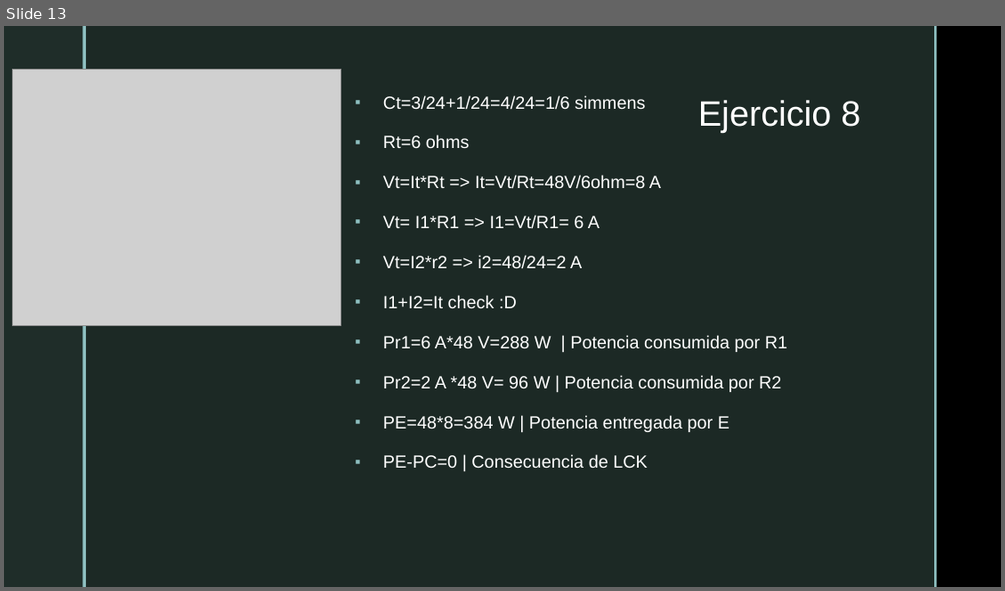
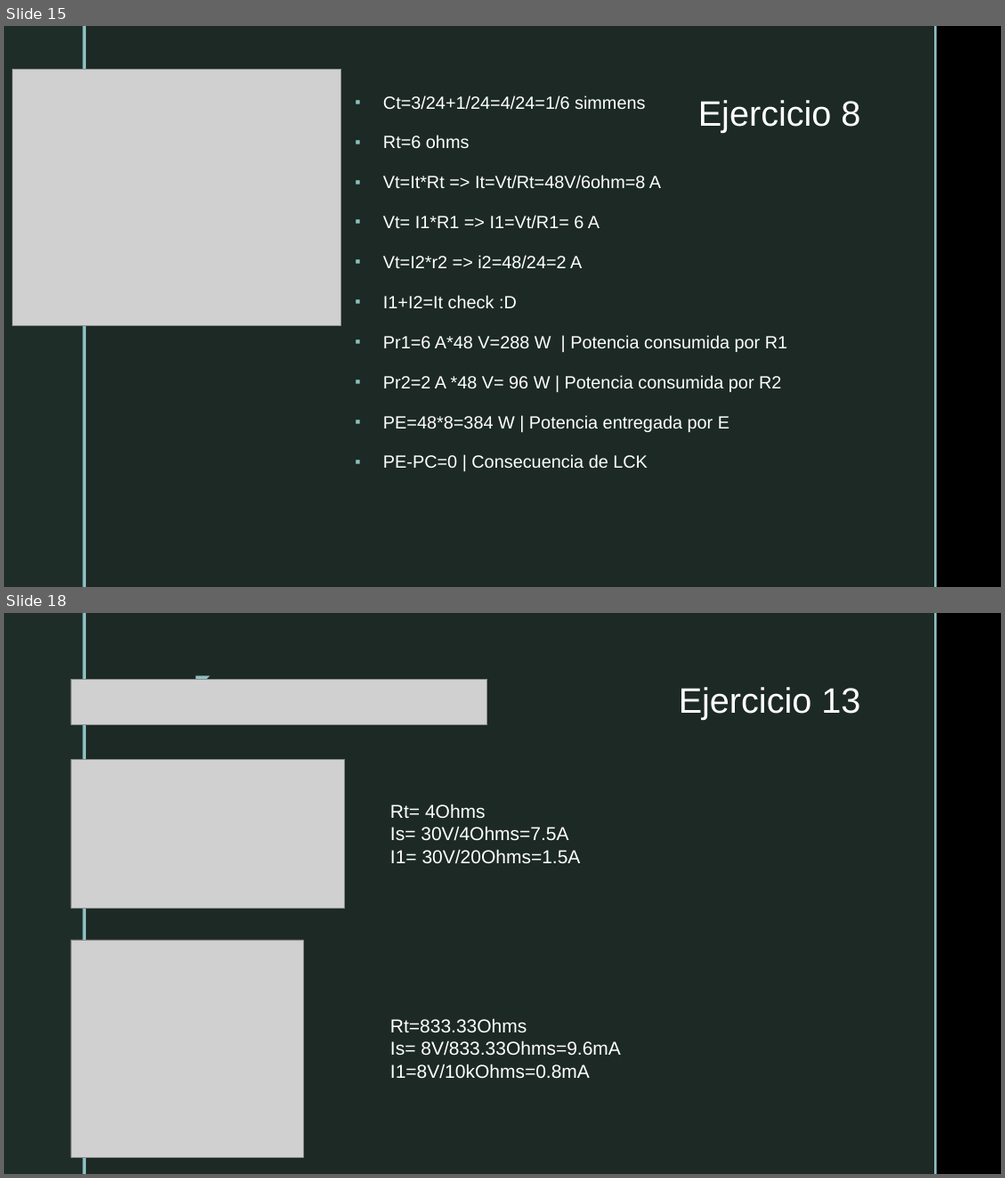
Before and after one commit to lujeolhe/Clases-Electronica, a slide deck: Circuitos Paralelo/Circuitos en Paralelo.pptx. Shown one above the other, each under a label of ours: slide 13 before the commit, slides 15 and 18 after it; the slides between them are not shown. The pictures are 1005x591 and 1005x1178 pixels, drawn with LibreOffice and Linux fonts; fonts in the diff are those of the drawing; grey boxes stand for pictures; background and template pictures are left out. Boxes give left, top, right and bottom in pixels: in the first picture for what was removed or moved away, otherwise in the second. Text is boxed around its words. In the diff, an @@ line names an element or a change of style, - is before the commit and + after.

```diff
--- a/Circuitos Paralelo/Circuitos en Paralelo.pptx
+++ b/Circuitos Paralelo/Circuitos en Paralelo.pptx
@@ slide 18 added at (4,613,1001,1174), background picture (left out); not listed: 4 template elements that a slide beside it also shows @@
@@ text added at (184,666,217,695), 18 pt, text #8EC0C1 @@
+◤
@@ picture added at (71,679,487,724) @@
@@ title added at (679,687,860,720), 34 pt, text #FFFFFF @@
+Ejercicio 13
@@ picture added at (71,760,344,908) @@
@@ text added at (390,803,581,864), 18 pt, text #FFFFFF @@
+Rt= 4Ohms
+Is= 30V/4Ohms=7.5A
+I1= 30V/20Ohms=1.5A
@@ picture added at (71,940,303,1158) @@
@@ text added at (390,1018,621,1078), 18 pt, text #FFFFFF @@
+Rt=833.33Ohms
+Is= 8V/833.33Ohms=9.6mA
+I1=8V/10kOhms=0.8mA
@@ what was slide 13 is now slide 15 @@
```
Also in this commit, not shown: 6 other slides added, 1 other file.
